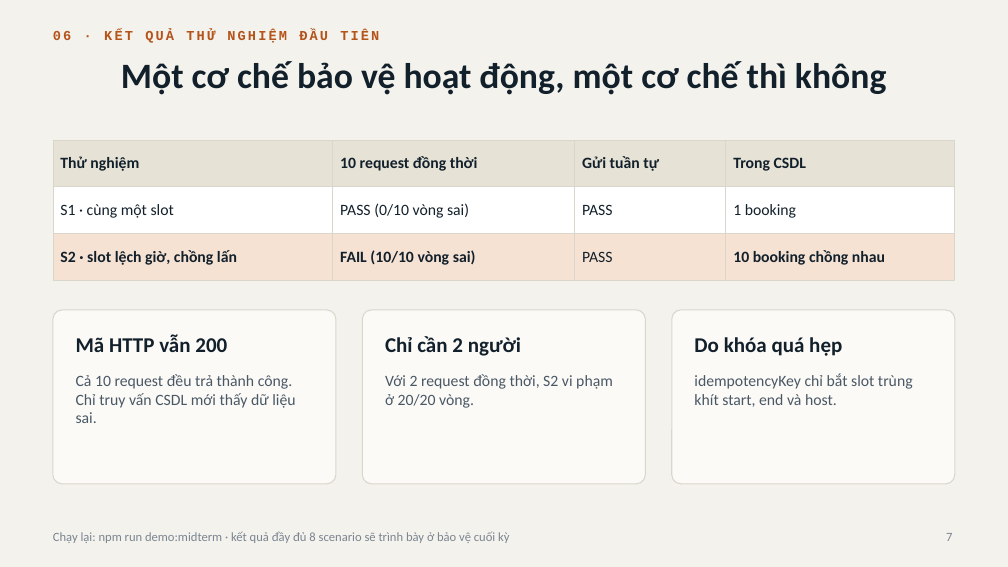
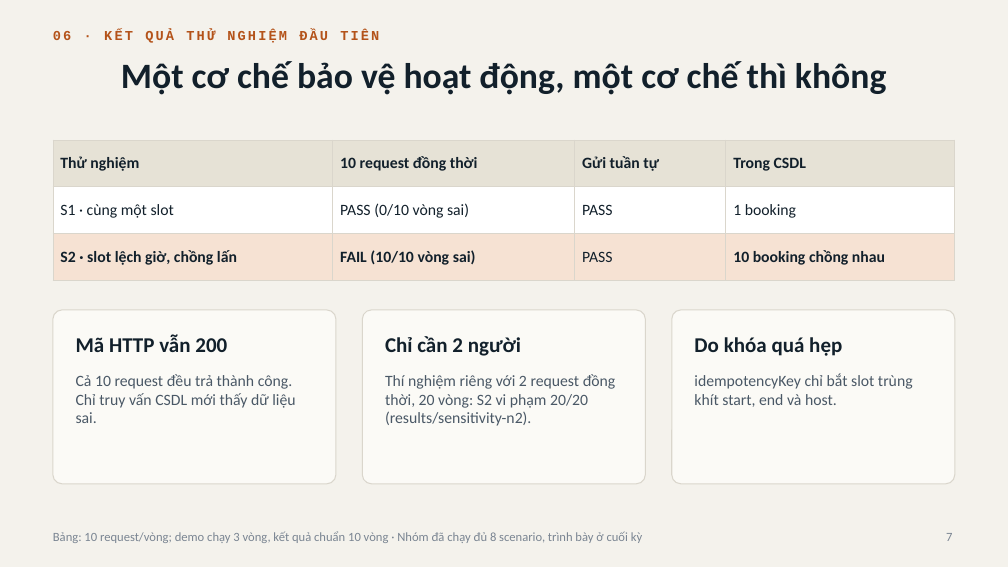
Before and after one commit to 2312741-sudo/kiem_thu_pm, a slide deck: slide 7 of docs/BAO_CAO_GIUA_KY_R05-K15.pptx. Drawn at 1008x567 pixels with LibreOffice and Linux fonts; fonts in the diff are those of the drawing. Boxes give left, top, right and bottom in pixels: in the first picture for what was removed or moved away, otherwise in the second. Text is boxed around its words. In the diff, an @@ line names an element or a change of style, - is before the commit and + after.

```diff
--- a/docs/BAO_CAO_GIUA_KY_R05-K15.pptx
+++ b/docs/BAO_CAO_GIUA_KY_R05-K15.pptx
@@ text at box(385, 374, 616, 426): text changed @@
-Với 2 request đồng thời, S2 vi phạm ở 20/20 vòng.
+Thí nghiệm riêng với 2 request đồng thời, 20 vòng: S2 vi phạm 20/20 (results/sensitivity-n2).
@@ text at box(53, 531, 642, 543): text changed @@
-Chạy lại: npm run demo:midterm · kết quả đầy đủ 8 scenario sẽ trình bày ở bảo vệ cuối kỳ
+Bảng: 10 request/vòng; demo chạy 3 vòng, kết quả chuẩn 10 vòng · Nhóm đã chạy đủ 8 scenario, trình bày ở cuối kỳ
```
Also in this commit, not shown: 2 other slides changed, 3 other files.
